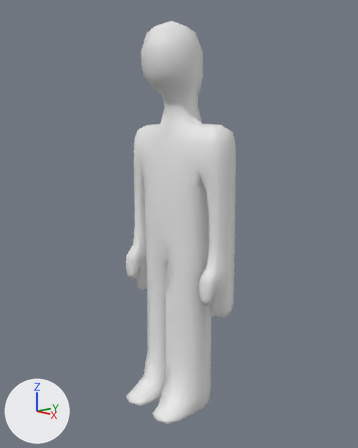
Renders of the Blender file Final-Project/model/humanoid.blend from each side of a commit.
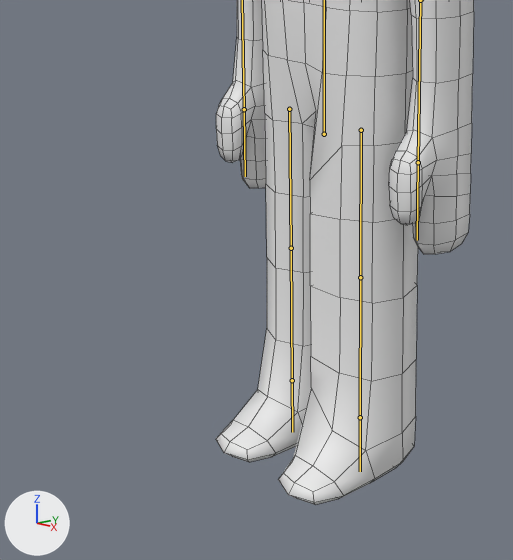
Old and new are each drawn whole from a 50 mm lens placed at (5.53, -5.02, 4.46), pointed at (0.09, 0.07, 2.99) and again close up on the part from 10% to 70% of the width and 47% to 100% of the height. Arrows for +X, +Y and +Z are at lower left; the lights stay in place. The bones that bend it are drawn over the model as lines in the close-ups. The close-ups show mesh edges as thin lines.

Objects in the first close-up: 'Humanoid'.
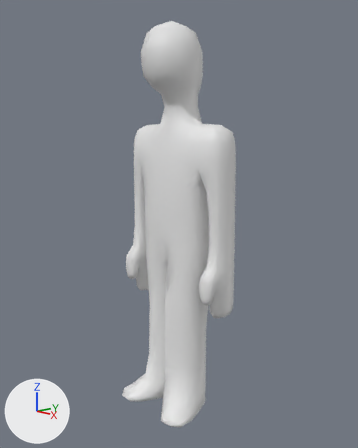
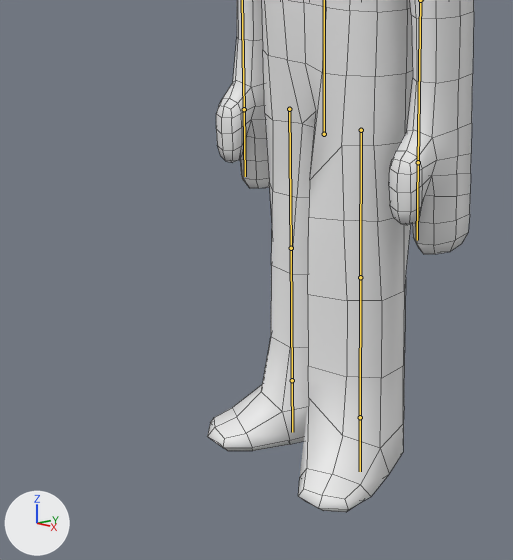
The newer file adds an action. The first version stands in its rest pose; the second is drawn at frame 11 of the action 'TurnLeft'.

Edits to the scene script, one JSON object a line:
```json
{"block": "bone_up_leg_r", "where": "bone_up_leg_r = bpy.data.objects['Armature'].pose.bones['up_leg.R']"}
{"op": "set", "path": "bone_up_leg_r.rotation_quaternion", "old": "(1.0, 0.0, 0.0, 0.0)", "new": "(0.981, 0.0, 0.195, 0.0)", "note": "degrees (0, 0, 0) -> degrees (0, 23, 0)"}
{"block": "bone_up_leg_l", "where": "bone_up_leg_l = bpy.data.objects['Armature'].pose.bones['up_leg.L']"}
{"op": "set", "path": "bone_up_leg_l.rotation_quaternion", "old": "(1.0, 0.0, 0.0, 0.0)", "new": "(0.981, 0.0, -0.195, 0.0)", "note": "degrees (0, 0, 0) -> degrees (0, -23, 0)"}
```

Boxes (x1, y1, x2, y2) around the edits, measured in the close-ups (513 x 560 px):
```json
{"object": "Humanoid", "change": "posed", "before": [216, 0, 474, 505], "after": [207, 0, 474, 512]}
```
